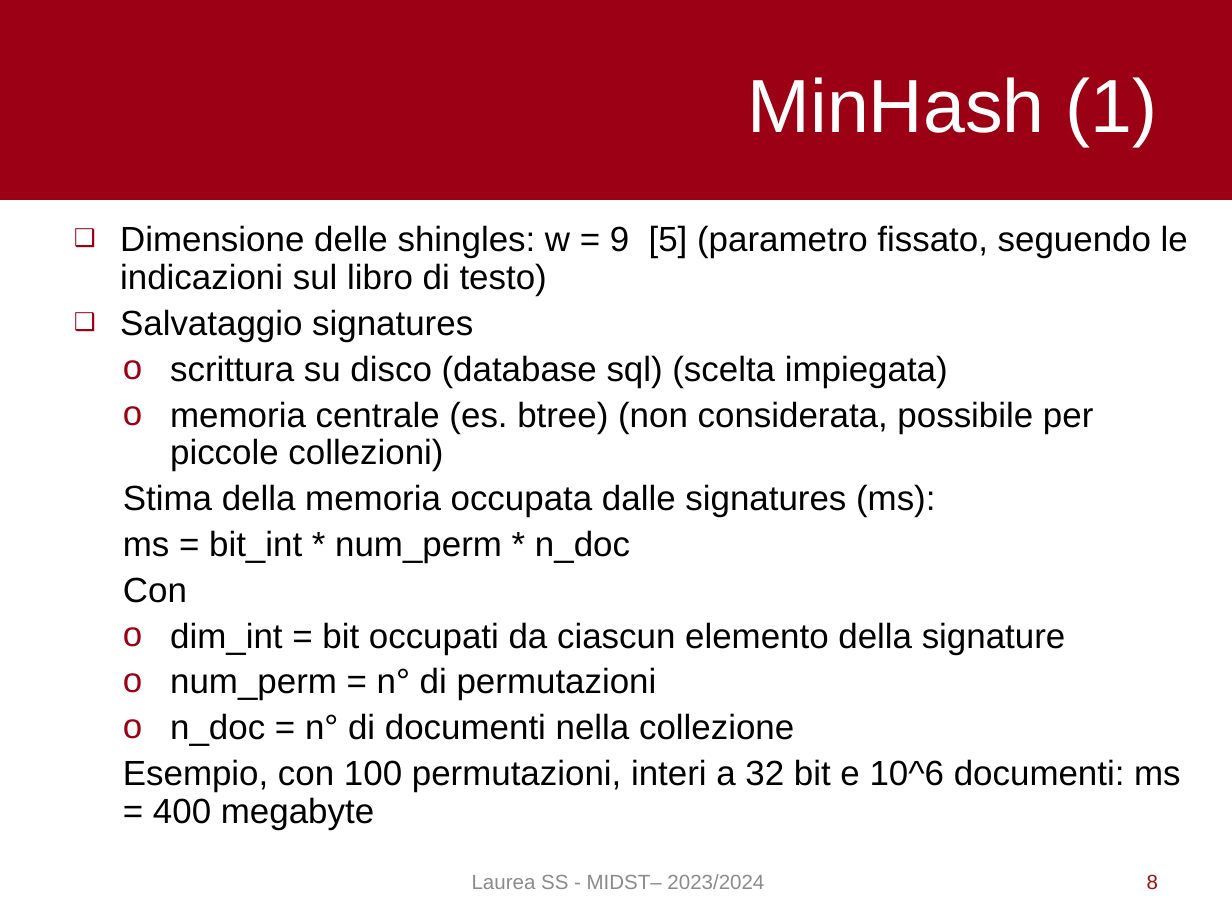
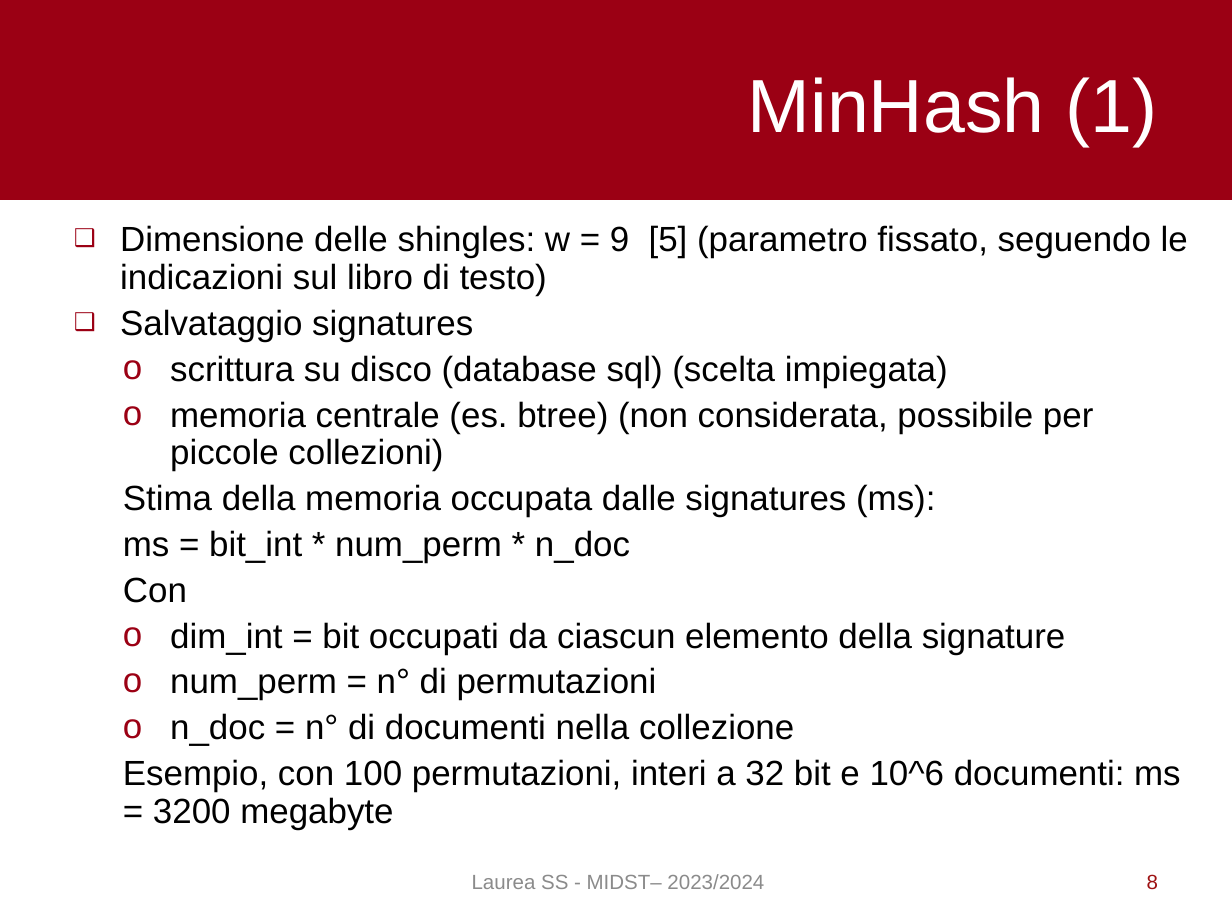
Before and after one commit to pietro-stangherlin/near_duplicate_doc_lsh, a slide deck: slide 8 of slides/ita/slides_ita.odp. Drawn at 1232x924 pixels with LibreOffice and Linux fonts; fonts in the diff are those of the drawing. Boxes give left, top, right and bottom in pixels: in the first picture for what was removed or moved away, otherwise in the second. Text is boxed around its words. In the diff, an @@ line names an element or a change of style, - is before the commit and + after.

```diff
--- a/slides/ita/slides_ita.odp
+++ b/slides/ita/slides_ita.odp
@@ text at (x1=123, y1=759, x2=1181, y2=830): text changed @@
-Esempio, con 100 permutazioni, interi a 32 bit e 10^6 documenti: ms = 400 megabyte
+Esempio, con 100 permutazioni, interi a 32 bit e 10^6 documenti: ms = 3200 megabyte
```
Also in this commit, not shown: 14 other files.
